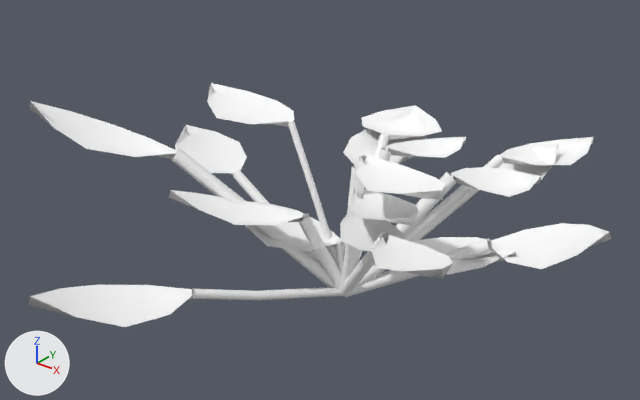
A saved change to the glTF model assets/generated/shrub_mixed_spring.glb.
Both versions are drawn from a camera (50 mm lens) standing at (2.27, -3.03, 2.42) and looking at (-0.12, -0.05, 0.56). Arrows for +X, +Y and +Z are at lower left; the lights stay in place. The older version comes first.

In view in the first picture: 'shrub_mixed_spring'.
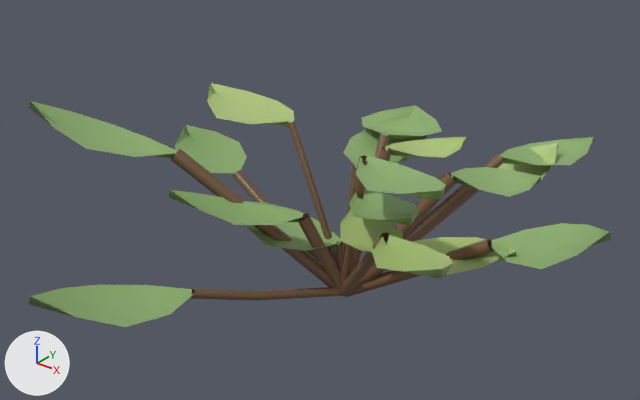
Edits to the bpy script that builds the scene:
```text
Change mat_bark___rough_dark_brown___spring:
    mat_bark___rough_dark_brown___spring.base_color: (1.0, 1.0, 1.0) -> (0.19, 0.105, 0.055)  # white #ffffff -> brown #795b42
Change mat_leaves___young_green___spring:
    mat_leaves___young_green___spring.base_color: (1.0, 1.0, 1.0) -> (0.43, 0.57, 0.2)  # white #ffffff -> green #afc77c
Change mat_broadleaf___forest_green___spring:
    mat_broadleaf___forest_green___spring.base_color: (1.0, 1.0, 1.0) -> (0.27, 0.43, 0.16)  # white #ffffff -> green #8eaf6f
```

Pixel boxes [x1, y1, x2, y2] of what changed, in the pictures (640 x 400 px):
'shrub_mixed_spring', recoloured (white to green)
    both: [29, 83, 611, 327]
